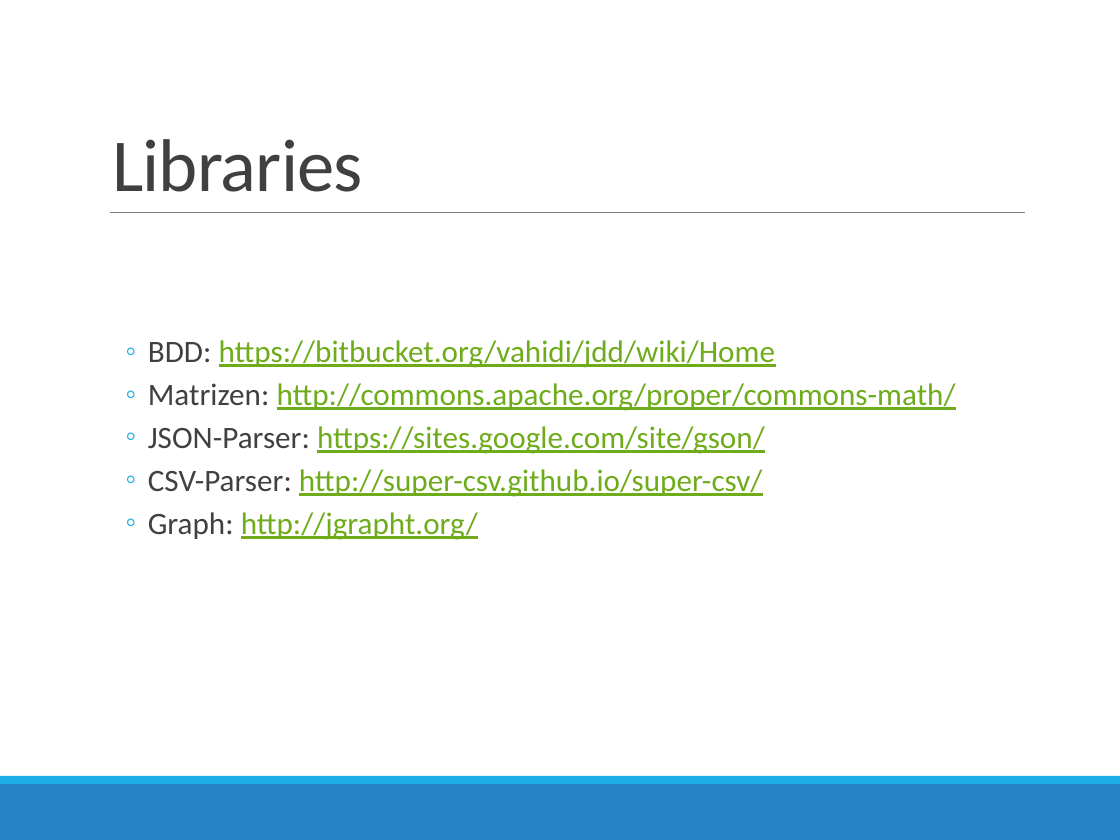
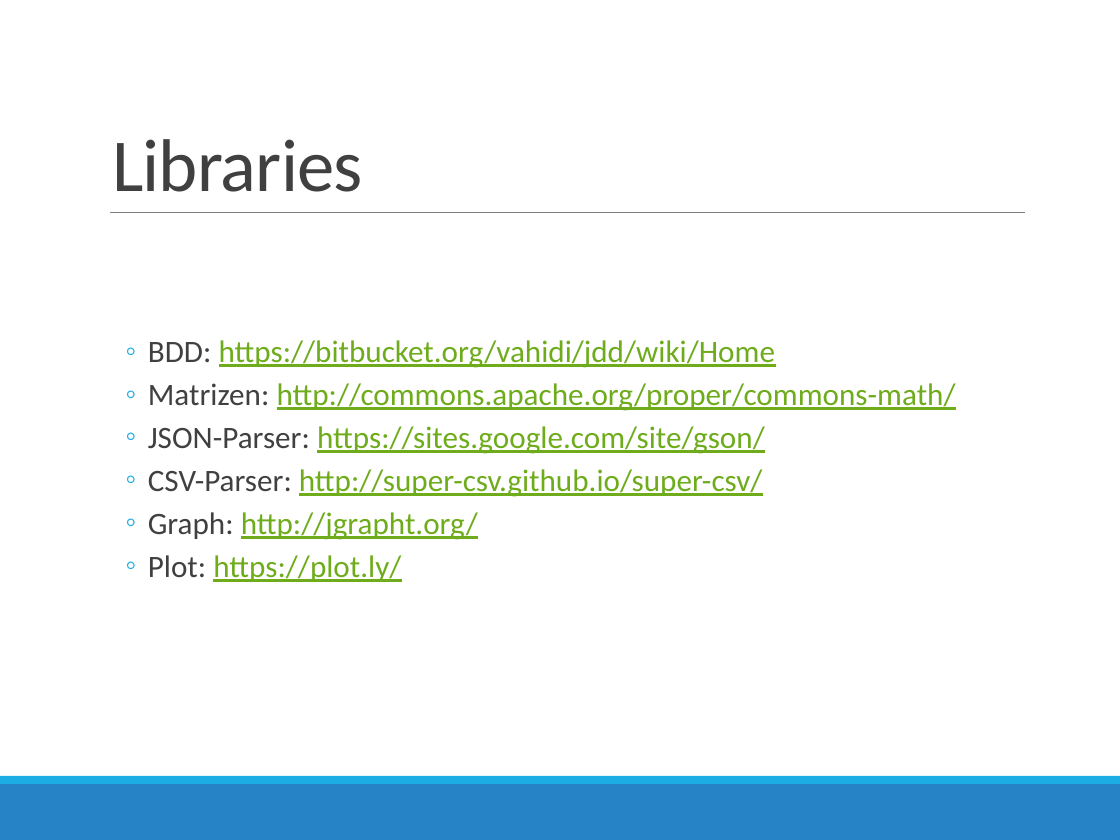
Before and after one commit to AndreMann90/fart_fssd, a slide deck: slide 4 of doc/Programmier-Projekt-Praesi.pptx. Drawn at 1120x840 pixels with LibreOffice and Linux fonts; fonts in the diff are those of the drawing. Boxes give left, top, right and bottom in pixels: in the first picture for what was removed or moved away, otherwise in the second. Text is boxed around its words. In the diff, an @@ line names an element or a change of style, - is before the commit and + after.

```diff
--- a/doc/Programmier-Projekt-Praesi.pptx
+++ b/doc/Programmier-Projekt-Praesi.pptx
@@ text at (x1=148, y1=555, x2=401, y2=582): paragraph added @@
+  ◦ Plot: https://plot.ly/
```
Also in this commit, not shown: 3 other slides changed, 1 other file.
